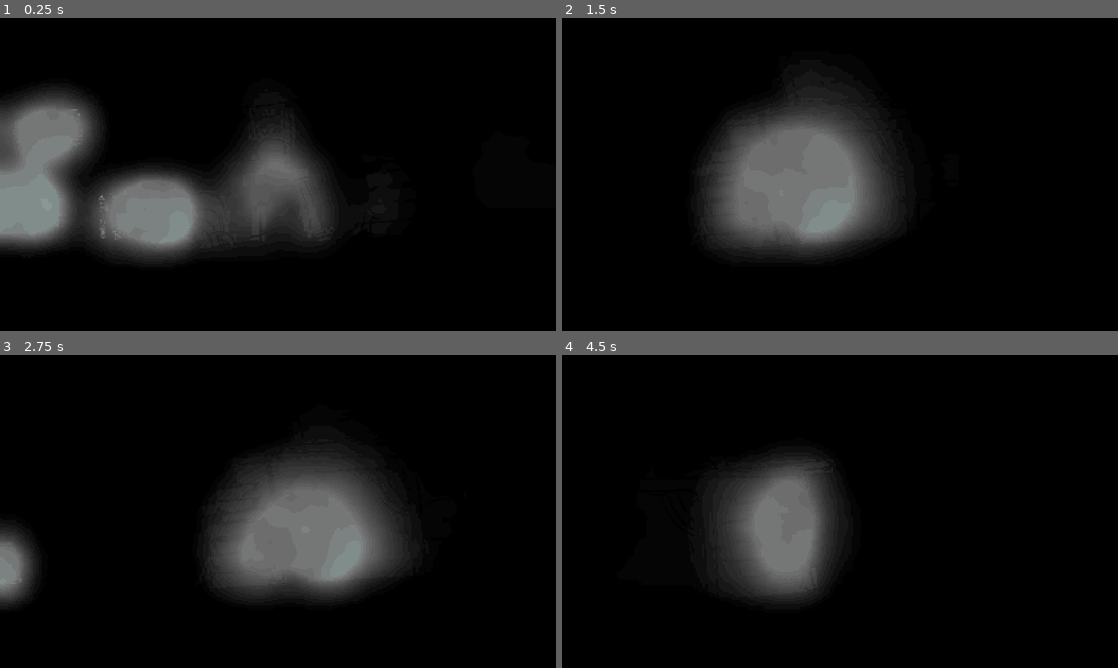
Above: before the commit, frames 1-4 (two rows, left to right).
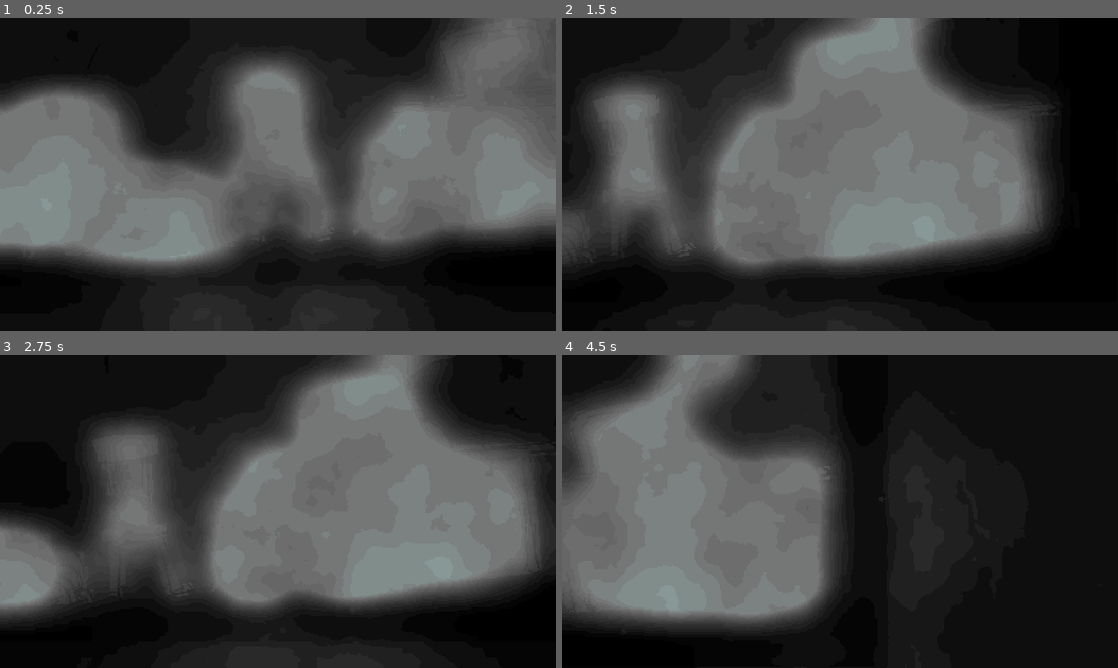
Above: after the commit, the same moments.

Repository: LemurRobot/retina
Game: Godot game, scene res://Scenes/game_world.tscn
The game is run twice, just before and just after one commit, with the same random seed, the same clock (stepped at 60 frames per second) and the same inputs.
Inputs:
- Up to frame 1 (0.25 s): no input
- Up to frame 2 (1.5 s): tap Enter (ui_accept) at 0.5, 0.77 s; hold Z (main_press) 0.53-1.28 s; hold Right (ui_right) from 0.53 s (still down); tap Z (main_press) at 1.35 s
- Up to frame 3 (2.75 s): tap Enter (ui_accept) at 1.52 s; release Right (ui_right) at 2.03 s; hold Left (ui_left) from 2.03 s (still down); hold Z (main_press) from 2.03 s (still down)
- Up to frame 4 (4.5 s): release Left (ui_left) at 2.78 s; release Z (main_press) at 2.78 s; hold Right (ui_right) 2.78-4.28 s; tap Z (main_press) at 2.85, 4.35 s; tap Enter (ui_accept) at 3.02, 3.77 s; hold Z (main_press) 3.53-4.28 s; hold Left (ui_left) from 4.28 s (still down)

The runs differ from the first frame. In frame 1, 60% of the frame differs, in the area x 0-100%, y 0-100%; in frame 2, 53%; in frame 3, 56%; in frame 4, 44%.

Commit message:
Further upgrades to everything

Diff:
--- /dev/null
+++ b/Scenes/fluorescent_light.tscn
@@ -0,0 +1,6 @@
+[gd_scene format=3 uid="uid://vbtvhbsj740e"]
+
+[sub_resource type="OccluderPolygon2D" id="OccluderPolygon2D_qjw6e"]
+
+[node name="LightOccluder2D" type="LightOccluder2D" unique_id=874561102]
+occluder = SubResource("OccluderPolygon2D_qjw6e")
--- a/Scenes/game_world.tscn
+++ b/Scenes/game_world.tscn
@@ -2,15 +2,16 @@
 
 [ext_resource type="Texture2D" uid="uid://b455fkrgdf1ft" path="res://Sprites/shitty_tileset.png" id="1_0nejw"]
 [ext_resource type="Shader" uid="uid://lksxoegvmbv7" path="res://Scripts/palette.gdshader" id="1_alii3"]
-[ext_resource type="Script" uid="uid://dpqwusanpkj3m" path="res://Scenes/camera.gd" id="1_d0bjv"]
+[ext_resource type="Script" uid="uid://dpqwusanpkj3m" path="res://Scripts/camera.gd" id="1_d0bjv"]
 [ext_resource type="PackedScene" uid="uid://c2mtcvepi0u1p" path="res://Scenes/player.tscn" id="2_qvgq0"]
 [ext_resource type="Texture2D" uid="uid://m45w3albpghj" path="res://Sprites/helpless.png" id="3_rr1si"]
-[ext_resource type="Texture2D" uid="uid://cqwwe7ryqdvch" path="res://bottom_noise.tres" id="5_rr1si"]
+[ext_resource type="Texture2D" uid="uid://cqwwe7ryqdvch" path="res://Sprites/bottom_noise.tres" id="5_rr1si"]
 [ext_resource type="AudioStream" uid="uid://33klodafx2oc" path="res://Sounds/aFamiliarRoom_2.wav" id="6_f1ejf"]
-[ext_resource type="Texture2D" uid="uid://bt7rlb56105pb" path="res://top_noise.tres" id="6_xqdar"]
+[ext_resource type="Texture2D" uid="uid://bt7rlb56105pb" path="res://Sprites/top_noise.tres" id="6_xqdar"]
 [ext_resource type="Texture2D" uid="uid://c1ui7wguduikv" path="res://Sprites/area1.webp" id="9_rr1si"]
-[ext_resource type="Shader" uid="uid://crbl34jg50ks6" path="res://Scenes/static.gdshader" id="10_xnm3i"]
-[ext_resource type="Texture2D" uid="uid://chj660ycih76y" path="res://Sprites/area1lemun.png" id="10_xqdar"]
+[ext_resource type="Shader" uid="uid://crbl34jg50ks6" path="res://Scripts/static.gdshader" id="10_xnm3i"]
+[ext_resource type="Texture2D" uid="uid://chj660ycih76y" path="res://Sprites/area1lumen.png" id="10_xqdar"]
+[ext_resource type="Script" uid="uid://da06akhoahdek" path="res://Scripts/fallthrough_platform.gd" id="12_l855d"]
 
 [sub_resource type="ShaderMaterial" id="ShaderMaterial_opcc2"]
 shader = ExtResource("1_alii3")
@@ -123,6 +124,7 @@
 
 [node name="Book1" type="StaticBody2D" parent="Area1" unique_id=2048873725]
 visible = false
+script = ExtResource("12_l855d")
 
 [node name="CollisionPolygon2D" type="CollisionPolygon2D" parent="Area1/Book1" unique_id=1807038547]
 visible = false
@@ -131,6 +133,7 @@
 
 [node name="Book2" type="StaticBody2D" parent="Area1" unique_id=1169015566]
 visible = false
+script = ExtResource("12_l855d")
 
 [node name="CollisionPolygon2D" type="CollisionPolygon2D" parent="Area1/Book2" unique_id=1308077725]
 visible = false
@@ -140,6 +143,7 @@
 
 [node name="Book3" type="StaticBody2D" parent="Area1" unique_id=909117876]
 visible = false
+script = ExtResource("12_l855d")
 
 [node name="CollisionPolygon2D" type="CollisionPolygon2D" parent="Area1/Book3" unique_id=879432224]
 position = Vector2(-1, -25)
@@ -148,6 +152,7 @@
 
 [node name="Book4" type="StaticBody2D" parent="Area1" unique_id=1523269267]
 visible = false
+script = ExtResource("12_l855d")
 
 [node name="CollisionPolygon2D" type="CollisionPolygon2D" parent="Area1/Book4" unique_id=2016677755]
 position = Vector2(-4, -34)
@@ -156,6 +161,7 @@
 
 [node name="Book5" type="StaticBody2D" parent="Area1" unique_id=528278214]
 visible = false
+script = ExtResource("12_l855d")
 
 [node name="CollisionPolygon2D" type="CollisionPolygon2D" parent="Area1/Book5" unique_id=900412778]
 position = Vector2(1, -44)
@@ -164,6 +170,7 @@
 
 [node name="Book6" type="StaticBody2D" parent="Area1" unique_id=1427331115]
 visible = false
+script = ExtResource("12_l855d")
 
 [node name="CollisionPolygon2D" type="CollisionPolygon2D" parent="Area1/Book6" unique_id=1045273252]
 position = Vector2(-10, -50)
@@ -172,6 +179,7 @@
 
 [node name="Book7" type="StaticBody2D" parent="Area1" unique_id=1339651490]
 visible = false
+script = ExtResource("12_l855d")
 
 [node name="CollisionPolygon2D" type="CollisionPolygon2D" parent="Area1/Book7" unique_id=579533794]
 position = Vector2(-1, -60)
@@ -180,6 +188,7 @@
 
 [node name="Desk" type="StaticBody2D" parent="Area1" unique_id=1005491899]
 visible = false
+script = ExtResource("12_l855d")
 
 [node name="CollisionPolygon2D" type="CollisionPolygon2D" parent="Area1/Desk" unique_id=14709306]
 position = Vector2(11, -81)
@@ -188,6 +197,7 @@
 
 [node name="Chair" type="StaticBody2D" parent="Area1" unique_id=827274859]
 visible = false
+script = ExtResource("12_l855d")
 
 [node name="CollisionPolygon2D" type="CollisionPolygon2D" parent="Area1/Chair" unique_id=746899362]
 position = Vector2(-92, -33)
@@ -196,6 +206,7 @@
 
 [node name="TV1" type="StaticBody2D" parent="Area1" unique_id=983482743]
 visible = false
+script = ExtResource("12_l855d")
 
 [node name="CollisionPolygon2D" type="CollisionPolygon2D" parent="Area1/TV1" unique_id=809946593]
 position = Vector2(-292, -27)
@@ -204,6 +215,7 @@
 
 [node name="TV2" type="StaticBody2D" parent="Area1" unique_id=755811639]
 visible = false
+script = ExtResource("12_l855d")
 
 [node name="CollisionPolygon2D" type="CollisionPolygon2D" parent="Area1/TV2" unique_id=1679101109]
 position = Vector2(-265, -77)
@@ -212,6 +224,7 @@
 
 [node name="TV3" type="StaticBody2D" parent="Area1" unique_id=1670523614]
 visible = false
+script = ExtResource("12_l855d")
 
 [node name="CollisionPolygon2D" type="CollisionPolygon2D" parent="Area1/TV3" unique_id=1087455376]
 position = Vector2(-194, -22)
--- a/Scenes/player.tscn
+++ b/Scenes/player.tscn
@@ -1,21 +1,163 @@
 [gd_scene format=3 uid="uid://c2mtcvepi0u1p"]
 
-[ext_resource type="Script" uid="uid://bby6xe87esmd7" path="res://Scenes/player.gd" id="1_cvnsp"]
-[ext_resource type="Texture2D" uid="uid://cj8u7x73x7q15" path="res://Sprites/player.png" id="2_cvnsp"]
+[ext_resource type="Script" uid="uid://bby6xe87esmd7" path="res://Scripts/player.gd" id="1_cvnsp"]
+[ext_resource type="Texture2D" uid="uid://babn483yvrsi4" path="res://Sprites/doll_spritesheet.png" id="2_cvnsp"]
+[ext_resource type="AudioStream" uid="uid://d3vnf5ynf4dqm" path="res://Sounds/footstep.mp3" id="3_6t5aa"]
+
+[sub_resource type="AtlasTexture" id="AtlasTexture_igrcy"]
+atlas = ExtResource("2_cvnsp")
+region = Rect2(64, 32, 32, 32)
+
+[sub_resource type="AtlasTexture" id="AtlasTexture_fs7ks"]
+atlas = ExtResource("2_cvnsp")
+region = Rect2(32, 32, 32, 32)
+
+[sub_resource type="AtlasTexture" id="AtlasTexture_l6n3p"]
+atlas = ExtResource("2_cvnsp")
+region = Rect2(0, 32, 32, 32)
 
 [sub_resource type="AtlasTexture" id="AtlasTexture_6t5aa"]
 atlas = ExtResource("2_cvnsp")
-region = Rect2(0, 0, 35, 49)
+region = Rect2(0, 0, 32, 32)
+
+[sub_resource type="AtlasTexture" id="AtlasTexture_vgqql"]
+atlas = ExtResource("2_cvnsp")
+region = Rect2(32, 0, 32, 32)
+
+[sub_resource type="AtlasTexture" id="AtlasTexture_fkybt"]
+atlas = ExtResource("2_cvnsp")
+region = Rect2(64, 0, 32, 32)
+
+[sub_resource type="AtlasTexture" id="AtlasTexture_x3wgy"]
+atlas = ExtResource("2_cvnsp")
+region = Rect2(96, 0, 32, 32)
+
+[sub_resource type="AtlasTexture" id="AtlasTexture_3smsa"]
+atlas = ExtResource("2_cvnsp")
+region = Rect2(128, 0, 32, 32)
+
+[sub_resource type="AtlasTexture" id="AtlasTexture_8erm5"]
+atlas = ExtResource("2_cvnsp")
+region = Rect2(160, 0, 32, 32)
+
+[sub_resource type="AtlasTexture" id="AtlasTexture_f1ek2"]
+atlas = ExtResource("2_cvnsp")
+region = Rect2(192, 0, 32, 32)
+
+[sub_resource type="AtlasTexture" id="AtlasTexture_cvnsp"]
+atlas = ExtResource("2_cvnsp")
+region = Rect2(0, 32, 32, 32)
+
+[sub_resource type="AtlasTexture" id="AtlasTexture_tx1dd"]
+atlas = ExtResource("2_cvnsp")
+region = Rect2(32, 32, 32, 32)
+
+[sub_resource type="AtlasTexture" id="AtlasTexture_gymyn"]
+atlas = ExtResource("2_cvnsp")
+region = Rect2(64, 32, 32, 32)
+
+[sub_resource type="AtlasTexture" id="AtlasTexture_pu2lt"]
+atlas = ExtResource("2_cvnsp")
+region = Rect2(96, 32, 32, 32)
+
+[sub_resource type="AtlasTexture" id="AtlasTexture_ukyrk"]
+atlas = ExtResource("2_cvnsp")
+region = Rect2(128, 32, 32, 32)
+
+[sub_resource type="AtlasTexture" id="AtlasTexture_7dp3o"]
+atlas = ExtResource("2_cvnsp")
+region = Rect2(160, 32, 32, 32)
+
+[sub_resource type="AtlasTexture" id="AtlasTexture_h4iuc"]
+atlas = ExtResource("2_cvnsp")
+region = Rect2(192, 32, 32, 32)
+
+[sub_resource type="AtlasTexture" id="AtlasTexture_fd4e3"]
+atlas = ExtResource("2_cvnsp")
+region = Rect2(224, 32, 32, 32)
+
+[sub_resource type="AtlasTexture" id="AtlasTexture_qqcod"]
+atlas = ExtResource("2_cvnsp")
+region = Rect2(256, 32, 32, 32)
 
 [sub_resource type="SpriteFrames" id="SpriteFrames_opcc2"]
 animations = [{
 "frames": [{
 "duration": 1.0,
+"texture": SubResource("AtlasTexture_igrcy")
+}, {
+"duration": 1.0,
+"texture": SubResource("AtlasTexture_fs7ks")
+}, {
+"duration": 1.0,
+"texture": SubResource("AtlasTexture_l6n3p")
+}],
+"loop": 0,
+"name": &"end_walk",
+"speed": 10.0
+}, {
+"frames": [{
+"duration": 1.0,
 "texture": SubResource("AtlasTexture_6t5aa")
+}, {
+"duration": 1.0,
+"texture": SubResource("AtlasTexture_vgqql")
+}, {
+"duration": 1.0,
+"texture": SubResource("AtlasTexture_fkybt")
+}, {
+"duration": 1.0,
+"texture": SubResource("AtlasTexture_x3wgy")
+}, {
+"duration": 1.0,
+"texture": SubResource("AtlasTexture_3smsa")
+}, {
+"duration": 1.0,
+"texture": SubResource("AtlasTexture_8erm5")
+}, {
+"duration": 1.0,
+"texture": SubResource("AtlasTexture_f1ek2")
 }],
 "loop": 1,
 "name": &"idle",
-"speed": 5.0
+"speed": 6.0
+}, {
+"frames": [{
+"duration": 1.0,
+"texture": SubResource("AtlasTexture_cvnsp")
+}, {
+"duration": 1.0,
+"texture": SubResource("AtlasTexture_tx1dd")
+}, {
+"duration": 1.0,
+"texture": SubResource("AtlasTexture_gymyn")
+}],
+"loop": 0,
+"name": &"pre_walk",
+"speed": 24.0
+}, {
+"frames": [{
+"duration": 1.0,
+"texture": SubResource("AtlasTexture_pu2lt")
+}, {
+"duration": 1.0,
+"texture": SubResource("AtlasTexture_ukyrk")
+}, {
+"duration": 1.0,
+"texture": SubResource("AtlasTexture_7dp3o")
+}, {
+"duration": 1.0,
+"texture": SubResource("AtlasTexture_h4iuc")
+}, {
+"duration": 1.0,
+"texture": SubResource("AtlasTexture_fd4e3")
+}, {
+"duration": 1.0,
+"texture": SubResource("AtlasTexture_qqcod")
+}],
+"loop": 1,
+"name": &"walk",
+"speed": 12.0
 }]
 
 [sub_resource type="CapsuleShape2D" id="CapsuleShape2D_qjw6e"]
@@ -24,13 +166,13 @@
 
 [sub_resource type="Gradient" id="Gradient_cvnsp"]
 interpolation_mode = 2
-offsets = PackedFloat32Array(0, 0.42553192, 1)
+offsets = PackedFloat32Array(0, 0.23404256, 1)
 colors = PackedColorArray(1, 1, 1, 1, 0.23189473, 0.23189473, 0.23189473, 1, 0, 0, 0, 1)
 
 [sub_resource type="GradientTexture2D" id="GradientTexture2D_qjw6e"]
 gradient = SubResource("Gradient_cvnsp")
-width = 200
-height = 200
+width = 1500
+height = 1500
 fill = 1
 fill_from = Vector2(0.5, 0.5)
 fill_to = Vector2(1, 0.5)
@@ -62,26 +204,42 @@
 turbulence_enabled = true
 turbulence_noise_strength = 0.5
 
+[sub_resource type="AudioStreamRandomizer" id="AudioStreamRandomizer_qjw6e"]
+random_pitch = 1.1311184
+random_volume_offset_db = 1.78
+streams_count = 1
+stream_0/stream = ExtResource("3_6t5aa")
+
 [node name="Player" type="CharacterBody2D" unique_id=693249929 groups=["player"]]
 script = ExtResource("1_cvnsp")
 
 [node name="AnimatedSprite2D" type="AnimatedSprite2D" parent="." unique_id=174093645]
 sprite_frames = SubResource("SpriteFrames_opcc2")
-animation = &"idle"
+animation = &"walk"
 autoplay = "idle"
-offset = Vector2(1.5, -19.5)
+frame_progress = 0.34947634
+offset = Vector2(0, -14)
 
 [node name="CollisionShape2D" type="CollisionShape2D" parent="." unique_id=2126980794]
 position = Vector2(0, -14)
 shape = SubResource("CapsuleShape2D_qjw6e")
 
 [node name="PointLight2D" type="PointLight2D" parent="." unique_id=2042898141]
-position = Vector2(0, -27)
+position = Vector2(0, -19)
 energy = 1.2
 shadow_enabled = true
 texture = SubResource("GradientTexture2D_qjw6e")
 
 [node name="GPUParticles2D" type="GPUParticles2D" parent="." unique_id=316036226]
-amount = 100
+amount = 500
 lifetime = 16.0
 process_material = SubResource("ParticleProcessMaterial_qjw6e")
+
+[node name="Footstep" type="AudioStreamPlayer2D" parent="." unique_id=1704038067]
+stream = SubResource("AudioStreamRandomizer_qjw6e")
+volume_db = -3.0
+pitch_scale = 0.92
+panning_strength = 0.0
+
+[connection signal="animation_finished" from="AnimatedSprite2D" to="." method="_on_animated_sprite_2d_animation_finished"]
+[connection signal="animation_looped" from="AnimatedSprite2D" to="." method="_on_animated_sprite_2d_animation_looped"]
--- /dev/null
+++ b/Scripts/fallthrough_platform.gd
@@ -0,0 +1,23 @@
+extends StaticBody2D
+
+var down_timer = 0.0
+
+# Called when the node enters the scene tree for the first time.
+func _ready() -> void:
+	$CollisionPolygon2D.set_deferred("disabled", false)
+
+
+# Called every frame. 'delta' is the elapsed time since the previous frame.
+func _process(delta: float) -> void:
+	if Input.is_action_pressed("ui_down"):
+		down_timer += delta
+	else:
+		if (down_timer > 0 and down_timer < 0.15):
+			down_timer += delta
+		else:
+			down_timer = 0.0
+
+	if (down_timer > 0 and down_timer < 0.15) or down_timer > 0.4:
+		$CollisionPolygon2D.set_deferred("disabled", true)
+	else:
+		$CollisionPolygon2D.set_deferred("disabled", false)
--- a/Scenes/player.gd
+++ b/Scripts/player.gd
@@ -1,12 +1,14 @@
 extends CharacterBody2D
 
 var FRICTION = 15.0
-var SPEED = 180.0
-var JUMP_VELOCITY = -160.0
-var MAX_JUMP_TIME = 0.1
+var SPEED = 160.0
+var JUMP_VELOCITY = -190.0
+var MAX_JUMP_TIME = 0.15
 
 var jump_time = 0.0
 var jump_held = -0.1
+
+var setup_anim = 0
 
 func _physics_process(delta: float) -> void:
 	if is_on_floor():
@@ -36,4 +38,30 @@
 	if direction: velocity.x += direction * SPEED * FRICTION * delta
 	velocity.x -= velocity.x * FRICTION * delta
 
+	animate(delta)
 	move_and_slide()
+
+func animate(delta):
+	if abs(velocity.x) <= 5:
+		if setup_anim == 1:
+			$AnimatedSprite2D.play("end_walk")
+		else:
+			$AnimatedSprite2D.play("idle")
+	else:
+		if setup_anim == 0:
+			$AnimatedSprite2D.play("pre_walk")
+		else:
+			$AnimatedSprite2D.play("walk")
+		$AnimatedSprite2D.flip_h = velocity.x < 0
+
+
+func _on_animated_sprite_2d_animation_finished() -> void:
+	if $AnimatedSprite2D.animation == "pre_walk":
+		setup_anim = 1
+	if $AnimatedSprite2D.animation == "end_walk":
+		setup_anim = 0
+
+
+func _on_animated_sprite_2d_animation_looped() -> void:
+	if $AnimatedSprite2D.animation == "walk":
+		$Footstep.play()
--- a/Scenes/static.gdshader
+++ b/Scripts/static.gdshader
@@ -10,7 +10,7 @@
 void fragment() {
 	vec4 base = texture(TEXTURE, UV);
 	float strength = texture(noise, UV + ( direction * TIME)).r;
-	strength = strength * 90.0 - 35.0;
+	strength = strength * 75.0 - 35.0;
 
 	COLOR = vec4(strength, strength, strength, COLOR.a);
 }
--- a/project.godot
+++ b/project.godot
@@ -22,9 +22,35 @@
 
 [input]
 
+ui_left={
+"deadzone": 0.5,
+"events": [Object(InputEventKey,"resource_local_to_scene":false,"resource_name":"","device":16,"window_id":0,"alt_pressed":false,"shift_pressed":false,"ctrl_pressed":false,"meta_pressed":false,"pressed":false,"keycode":4194319,"physical_keycode":0,"key_label":0,"unicode":0,"location":0,"echo":false,"script":null)
+, Object(InputEventJoypadButton,"resource_local_to_scene":false,"resource_name":"","device":-1,"button_index":13,"pressure":0.0,"pressed":false,"script":null)
+, Object(InputEventJoypadMotion,"resource_local_to_scene":false,"resource_name":"","device":-1,"axis":0,"axis_value":-1.0,"script":null)
+, Object(InputEventKey,"resource_local_to_scene":false,"resource_name":"","device":-1,"window_id":0,"alt_pressed":false,"shift_pressed":false,"ctrl_pressed":false,"meta_pressed":false,"pressed":false,"keycode":0,"physical_keycode":65,"key_label":0,"unicode":97,"location":0,"echo":false,"script":null)
+]
+}
+ui_right={
+"deadzone": 0.5,
+"events": [Object(InputEventKey,"resource_local_to_scene":false,"resource_name":"","device":16,"window_id":0,"alt_pressed":false,"shift_pressed":false,"ctrl_pressed":false,"meta_pressed":false,"pressed":false,"keycode":4194321,"physical_keycode":0,"key_label":0,"unicode":0,"location":0,"echo":false,"script":null)
+, Object(InputEventJoypadButton,"resource_local_to_scene":false,"resource_name":"","device":-1,"button_index":14,"pressure":0.0,"pressed":false,"script":null)
+, Object(InputEventJoypadMotion,"resource_local_to_scene":false,"resource_name":"","device":-1,"axis":0,"axis_value":1.0,"script":null)
+, Object(InputEventKey,"resource_local_to_scene":false,"resource_name":"","device":-1,"window_id":0,"alt_pressed":false,"shift_pressed":false,"ctrl_pressed":false,"meta_pressed":false,"pressed":false,"keycode":0,"physical_keycode":68,"key_label":0,"unicode":100,"location":0,"echo":false,"script":null)
+]
+}
+ui_down={
+"deadzone": 0.5,
+"events": [Object(InputEventKey,"resource_local_to_scene":false,"resource_name":"","device":16,"window_id":0,"alt_pressed":false,"shift_pressed":false,"ctrl_pressed":false,"meta_pressed":false,"pressed":false,"keycode":4194322,"physical_keycode":0,"key_label":0,"unicode":0,"location":0,"echo":false,"script":null)
+, Object(InputEventJoypadButton,"resource_local_to_scene":false,"resource_name":"","device":-1,"button_index":12,"pressure":0.0,"pressed":false,"script":null)
+, Object(InputEventJoypadMotion,"resource_local_to_scene":false,"resource_name":"","device":-1,"axis":1,"axis_value":1.0,"script":null)
+, Object(InputEventKey,"resource_local_to_scene":false,"resource_name":"","device":-1,"window_id":0,"alt_pressed":false,"shift_pressed":false,"ctrl_pressed":false,"meta_pressed":false,"pressed":false,"keycode":0,"physical_keycode":83,"key_label":0,"unicode":115,"location":0,"echo":false,"script":null)
+]
+}
 main_press={
 "deadzone": 0.2,
 "events": [Object(InputEventKey,"resource_local_to_scene":false,"resource_name":"","device":-1,"window_id":0,"alt_press …(192 unchanged characters)…
+, Object(InputEventKey,"resource_local_to_scene":false,"resource_name":"","device":-1,"window_id":0,"alt_pressed":false,"shift_pressed":false,"ctrl_pressed":false,"meta_pressed":false,"pressed":false,"keycode":0,"physical_keycode":32,"key_label":0,"unicode":32,"location":0,"echo":false,"script":null)
+, Object(InputEventKey,"resource_local_to_scene":false,"resource_name":"","device":-1,"window_id":0,"alt_pressed":false,"shift_pressed":false,"ctrl_pressed":false,"meta_pressed":false,"pressed":false,"keycode":0,"physical_keycode":87,"key_label":0,"unicode":119,"location":0,"echo":false,"script":null)
 ]
 }
 
Renamed: Scenes/camera.gd -> Scripts/camera.gd
Renamed: Scenes/camera.gd.uid -> Scripts/camera.gd.uid
Not shown, added: Scripts/fallthrough_platform.gd.uid
Renamed: Scenes/fog.gdshader -> Scripts/fog.gdshader
Renamed: Scenes/fog.gdshader.uid -> Scripts/fog.gdshader.uid
Renamed: Scenes/player.gd.uid -> Scripts/player.gd.uid
Renamed: Scenes/static.gdshader.uid -> Scripts/static.gdshader.uid
Not shown, added: Sounds/fall.mp3.import
Not shown, added: Sounds/footstep.mp3.import
Renamed: Sprites/area1lemun.png -> Sprites/area1lumen.png
Not shown, added: Sprites/area1lumen.png.import
Renamed: bottom_noise.tres -> Sprites/bottom_noise.tres
(and 6 more such lines)
